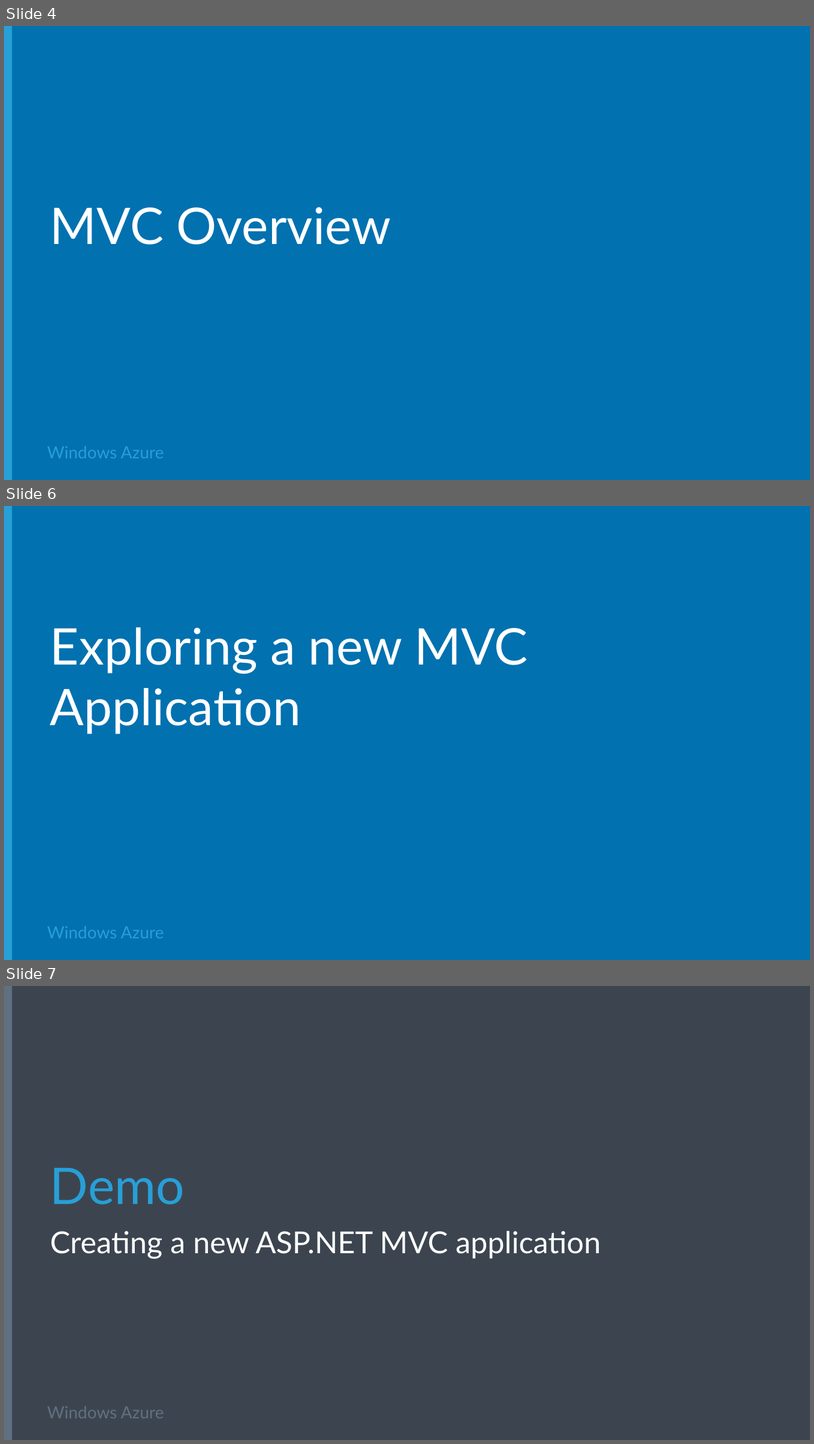
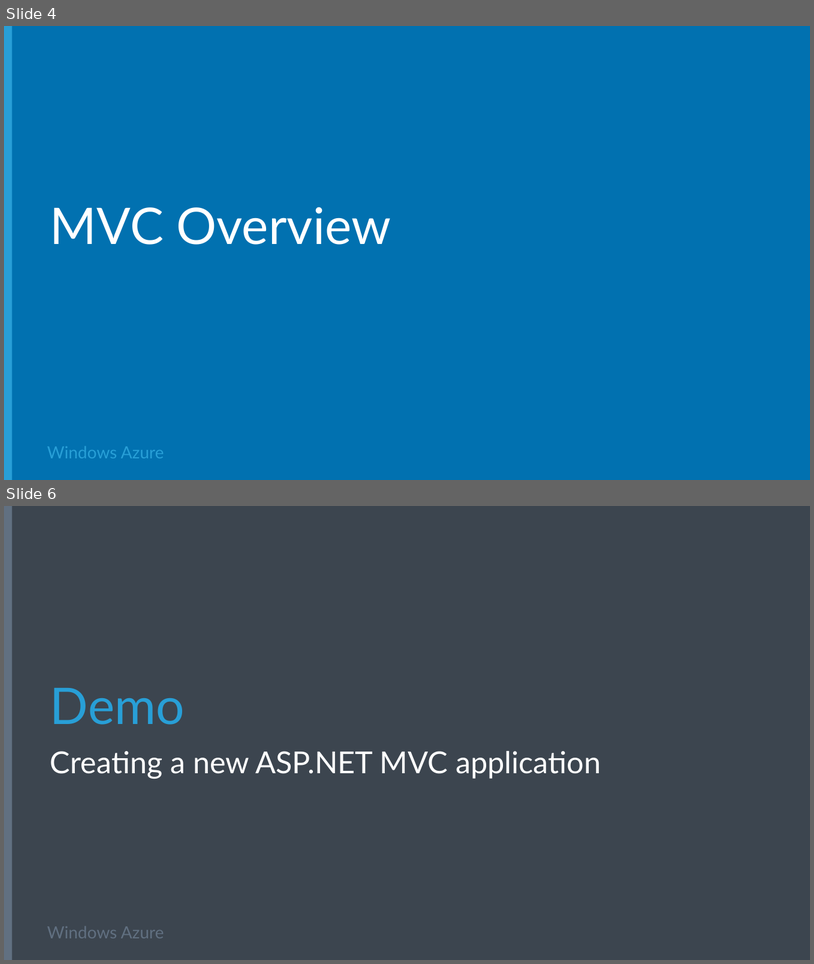
Before and after one commit to Microsoft-Web/DECK-Build-and-deploy-ASPNET, a slide deck: 3-Build-and-deploy-ASPNET.pptx. Shown one above the other, each under a label of ours: slides 4, 6 and 7 before the commit, slides 4 and 6 after it; the slides between them are not shown. The pictures are 814x1444 and 814x964 pixels, drawn with LibreOffice and Linux fonts; fonts in the diff are those of the drawing; background and template pictures are left out. Boxes give left, top, right and bottom in pixels: in the first picture for what was removed or moved away, otherwise in the second. Text is boxed around its words. In the diff, an @@ line names an element or a change of style, - is before the commit and + after.

Commit message:
updated deck

```diff
--- a/3-Build-and-deploy-ASPNET.pptx
+++ b/3-Build-and-deploy-ASPNET.pptx
@@ slide 6 removed at (x1=4, y1=506, x2=810, y2=960), background #0171B0; not listed: 2 template elements that a slide beside it also shows @@
@@ title removed at (x1=50, y1=627, x2=528, y2=734) @@
-Exploring a new MVC Application
@@ what was slide 7 is now slide 6 @@
```
Also in this commit, not shown: 1 slide changed, 1 other file.
